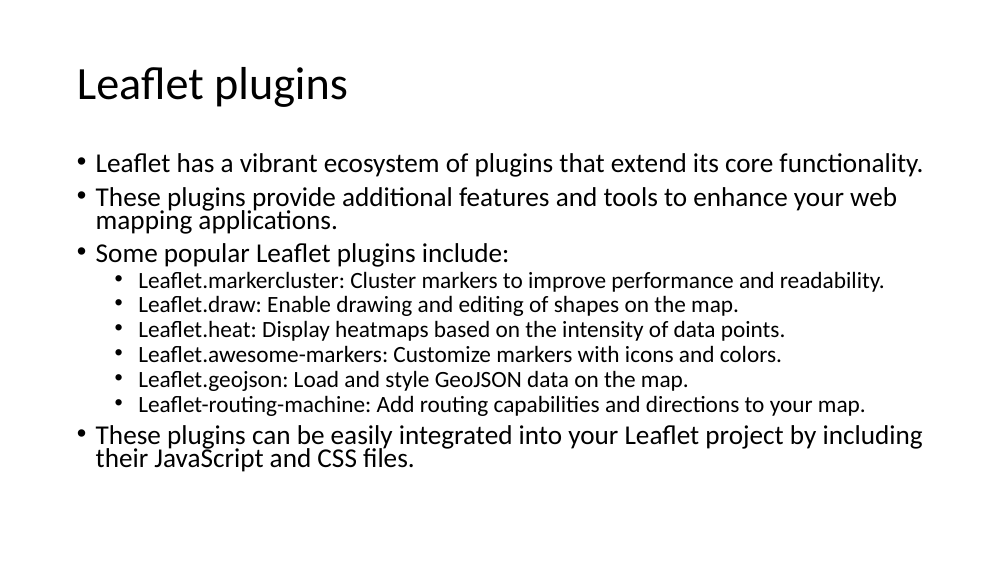
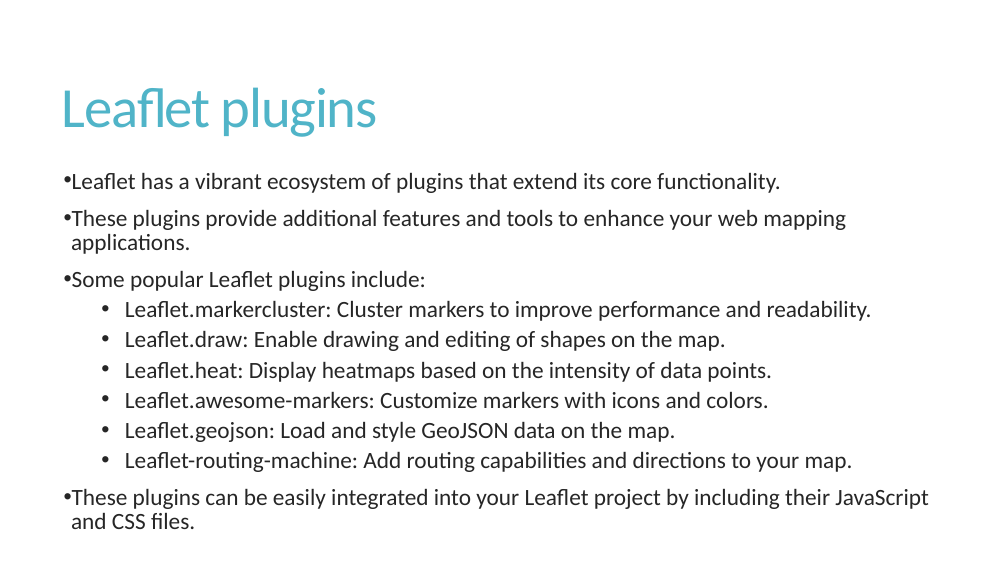
Before and after one commit to dashappgeo/geowebapp, a slide deck: slide 7 of L06_IntroductionToWebMappingWIthLeaflet.pptx. Drawn at 1008x567 pixels with LibreOffice and Linux fonts; fonts in the diff are those of the drawing. Boxes give left, top, right and bottom in pixels: in the first picture for what was removed or moved away, otherwise in the second. Text is boxed around its words. In the diff, an @@ line names an element or a change of style, - is before the commit and + after.

Commit message:
UpdatePPTs

```diff
--- a/L06_IntroductionToWebMappingWIthLeaflet.pptx
+++ b/L06_IntroductionToWebMappingWIthLeaflet.pptx
@@ title "Leaflet plugins": place and size @@
-title "Leaflet plugins" at (77, 67, 348, 107)
+title "Leaflet plugins" at (62, 87, 378, 137)
@@ title "Leaflet plugins" at (62, 87, 378, 137): size 44 to 54 pt, text colour #000000 to #50B4C8, letter spacing 0 to -1.2 pt; line spacing 0.9 to 0.85 @@
@@ text "Leaflet has a vibrant ecosystem ...": place and size @@
-text "Leaflet has a vibrant ecosystem ..." at (96, 153, 923, 472)
+text "Leaflet has a vibrant ecosystem ..." at (71, 172, 928, 529)
@@ text "Leaflet has a vibrant ecosystem ..." at (71, 172, 928, 529): size 25.9 to 22.2 pt in "Leaflet has a vibrant ecosystem of plugins ...", "These plugins provide additional features and tools ...", "Some popular Leaflet plugins include:", "These plugins can be easily integrated into ..."; text colour #000000 to #262626; indent changed; line spacing 0.7 to 0.85; more space between paragraphs @@
```
Also in this commit, not shown: 7 other slides changed, 2 slides added, 4 other files.
